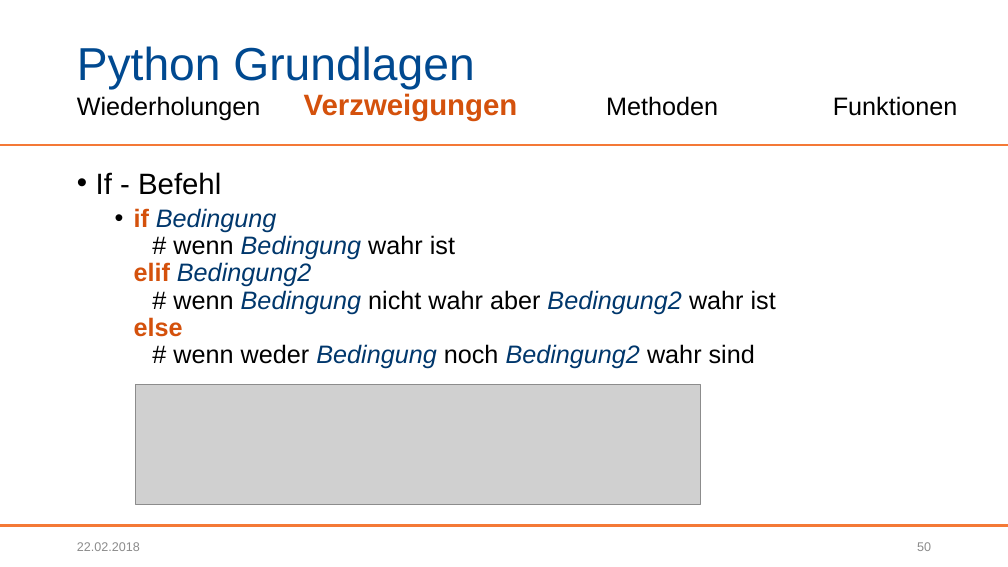
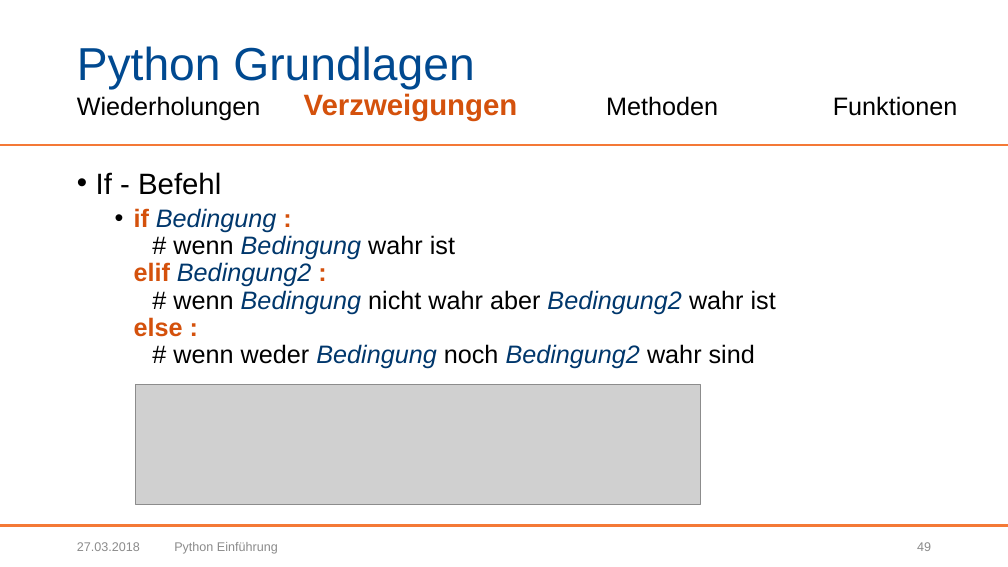
Before and after one commit to BogyMitutoyoCTL/Sophy-Preparation, a slide deck: slide 49 of Präsentationen/Python Einführung.pptx (slide 50 before the commit). Drawn at 1008x567 pixels with LibreOffice and Linux fonts; fonts in the diff are those of the drawing; grey boxes stand for pictures; background and template pictures are left out. Boxes give left, top, right and bottom in pixels: in the first picture for what was removed or moved away, otherwise in the second. Text is boxed around its words. In the diff, an @@ line names an element or a change of style, - is before the commit and + after.

Commit message:
Fußzeile hinzugefügt
doppelte Folie 48 entfernt
gerade Anführungszeichen auf Folie 34
Beispiel auf Folie 36 angepasst, damit nicht das Leerzeichen ausgewählt wird
Doppelpunkte bei if-Anweisung (Folie 49)

```diff
--- a/Präsentationen/Python Einführung.pptx
+++ b/Präsentationen/Python Einführung.pptx
@@ text at [134,208,776,369]: text changed @@
-  • if Bedingung
-    # wenn Bedingung wahr ist
-    elif Bedingung2
-    # wenn Bedingung nicht wahr aber Bedingung2 wahr ist
-    else
-    # wenn weder Bedingung noch Bedingung2 wahr sind
+  • if Bedingung :
+    # wenn Bedingung wahr ist
+    elif Bedingung2 :
+    # wenn Bedingung nicht wahr aber Bedingung2 wahr ist
+    else :
+    # wenn weder Bedingung noch Bedingung2 wahr sind
@@ text at [77,542,140,551]: text changed @@
-22.02.2018
+27.03.2018
@@ text added at [174,542,278,554], 12 pt, text #8C8C8C @@
+Python Einführung
@@ page number at [917,542,931,551]: text changed @@
-50
+49
```
Also in this commit, not shown: 66 other slides changed, 1 slide removed.
